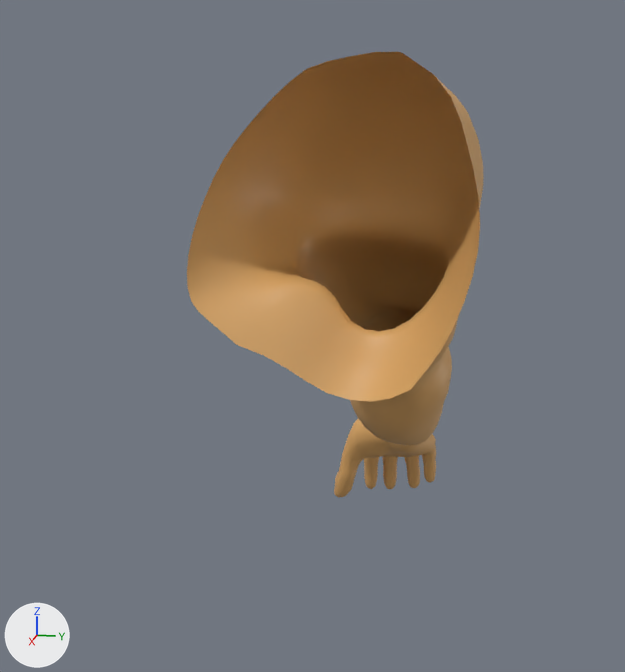
The Blender file public/models/Brazo Derecho.blend: old version first, new version second.
The view is the same before and after, from a 50 mm lens placed at (1.024, 0.414, 3.701), pointed at (-1.034, 0.003, 3.187). The lights are fixed; the arrows at lower left show +X, +Y and +Z.

Objects in the first picture: 'brazoDerecho'.
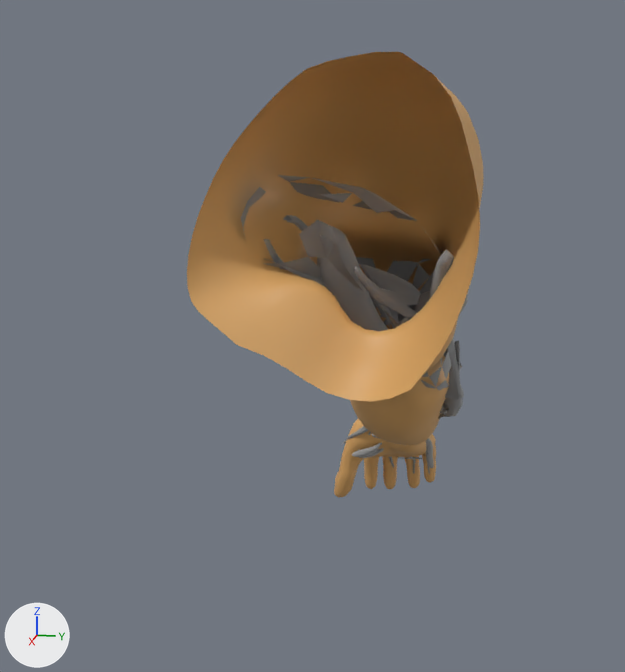
Boxes (x1, y1, x2, y2) around the edits, measured in the pictures (625 x 672 px):
```json
{"part": 1, "of": "me_object_0_015", "change": "added", "after": [241, 175, 469, 474]}
```

Edits to the scene script, one JSON object a line:
```json
{"op": "add", "block": "mat_legs", "code": ["mat_legs = principled_material('Legs')", "mat_legs.base_color = (0.5, 0.5, 0.5)  # grey #bcbcbc", "mat_legs.metallic = 1.0", "mat_legs.roughness = 1.0"]}
{"op": "add", "block": "mat_eye", "code": ["mat_eye = principled_material('Eye')", "mat_eye.base_color = (0.588, 0.588, 0.588)  # light grey #cacaca", "mat_eye.metallic = 1.0", "mat_eye.roughness = 1.0"]}
{"block": "me_object_0_015", "where": "# used by ob_brazoderecho; parent = ob_basespiderman_0; location = (0.0, 0.0, 0.0)"}
{"op": "remove", "block": "me_object_0_015", "code": "me_object_0_015.from_pydata(...)  # 4040 vertices, 7342 faces; spans x -0.853..-0.135, y 1.167..1.8, z -0.192..0.049"}
{"op": "add", "block": "me_object_0_015", "code": "me_object_0_015.from_pydata(...)  # 9745 vertices, 14342 faces, 32 loose edges; spans x -0.859..-0.135, y 1.167..1.8, z -0.192..0.049"}
{"block": "me_object_0_015", "change": "me_object_0_015 part 1: 5705 vertices added at x -0.859..-0.216, y 1.187..1.709, z -0.183..0.039"}
{"op": "add", "block": "me_object_0_015", "code": "me_object_0_015.materials.append(mat_eye)  # light grey #cacaca"}
{"op": "add", "block": "me_object_0_015", "code": "me_object_0_015.materials.append(mat_legs)  # grey #bcbcbc"}
```
